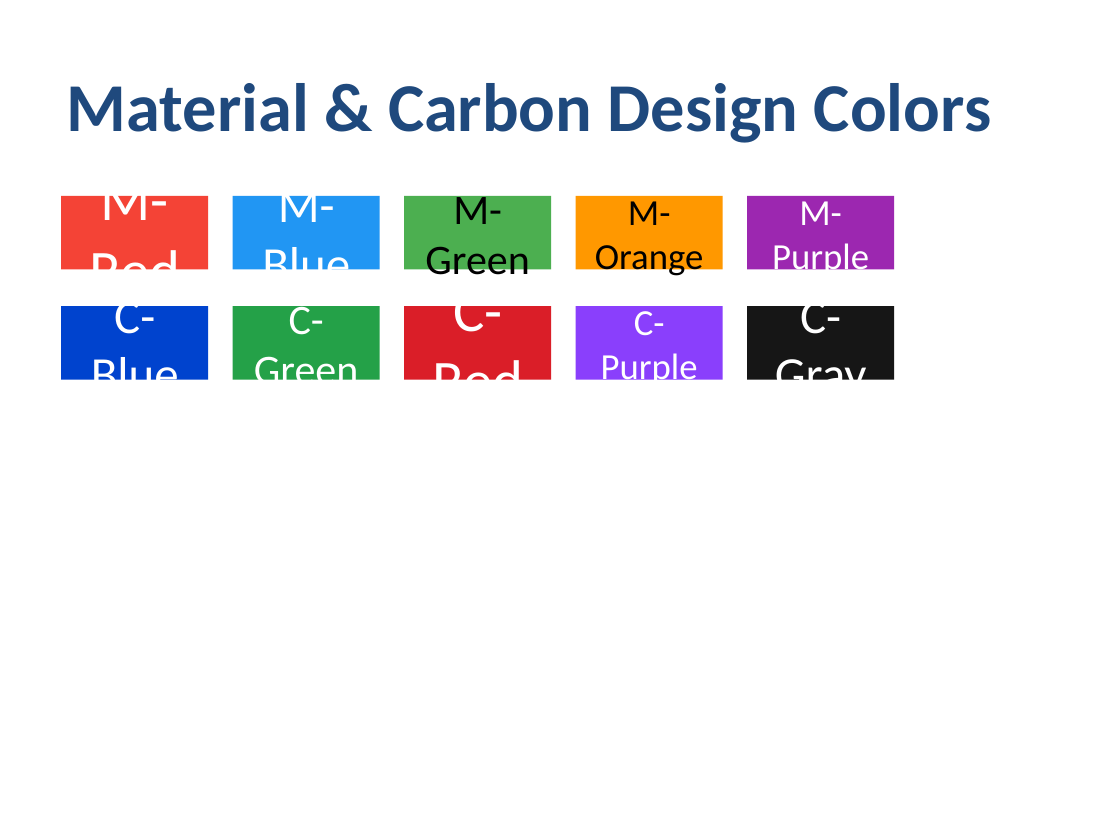
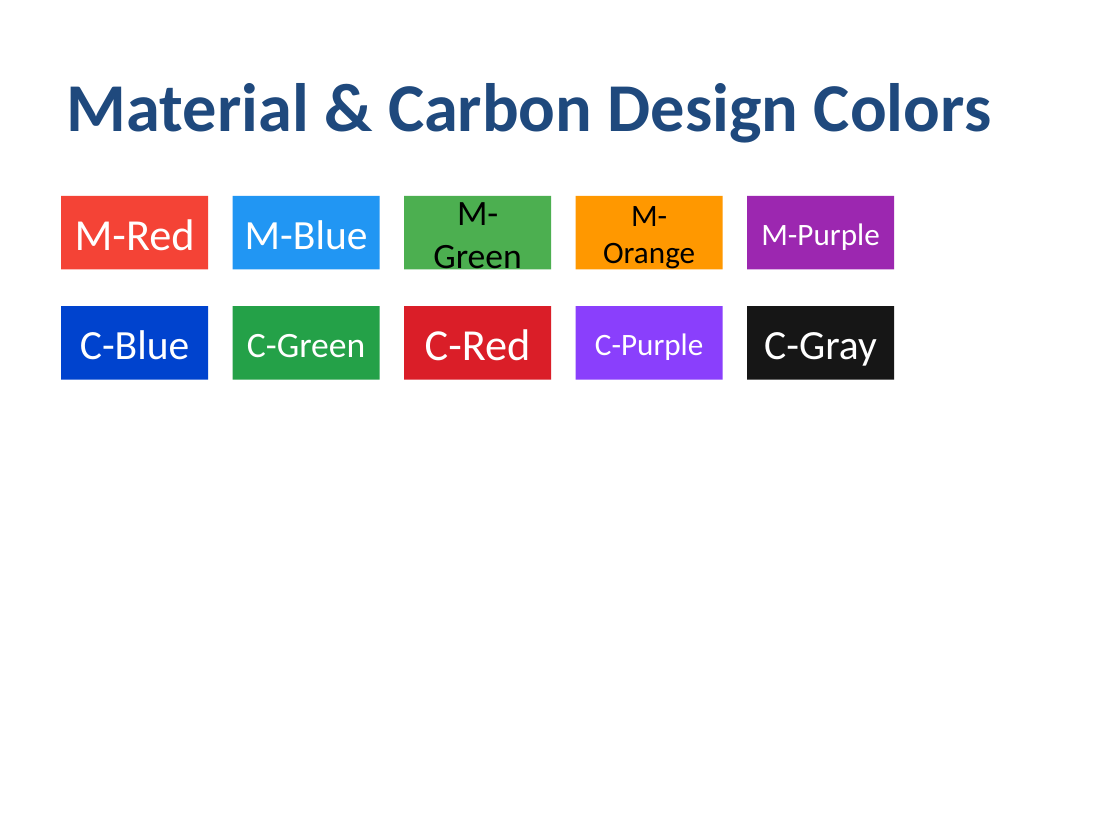
Before and after one commit to yingkitw/ppt-rs, a slide deck: slide 32 of comprehensive_demo.pptx. Drawn at 1120x840 pixels with LibreOffice and Linux fonts; fonts in the diff are those of the drawing. Boxes give left, top, right and bottom in pixels: in the first picture for what was removed or moved away, otherwise in the second. Text is boxed around its words. In the diff, an @@ line names an element or a change of style, - is before the commit and + after.

```diff
--- a/comprehensive_demo.pptx
+++ b/comprehensive_demo.pptx
@@ rectangle "M-Red" at box(62, 196, 208, 270): size 37.8 to 28.6 pt @@
@@ rectangle "M-Green" at box(404, 196, 551, 270): size 27 to 22.9 pt @@
@@ rectangle "C-Green" at box(233, 306, 380, 380): size 27 to 22.9 pt @@
@@ rectangle "C-Red" at box(404, 306, 551, 380): size 37.8 to 28.6 pt @@
@@ size 23.6 to 20 pt in 3 elements at box(576, 196, 722, 270), box(747, 196, 894, 270), box(576, 306, 722, 380) @@
@@ size 31.5 to 26.7 pt in 3 elements at box(233, 196, 380, 270), box(62, 306, 208, 380), box(747, 306, 894, 380) @@
```
Also in this commit, not shown: 14 other slides changed, 3 other files.
